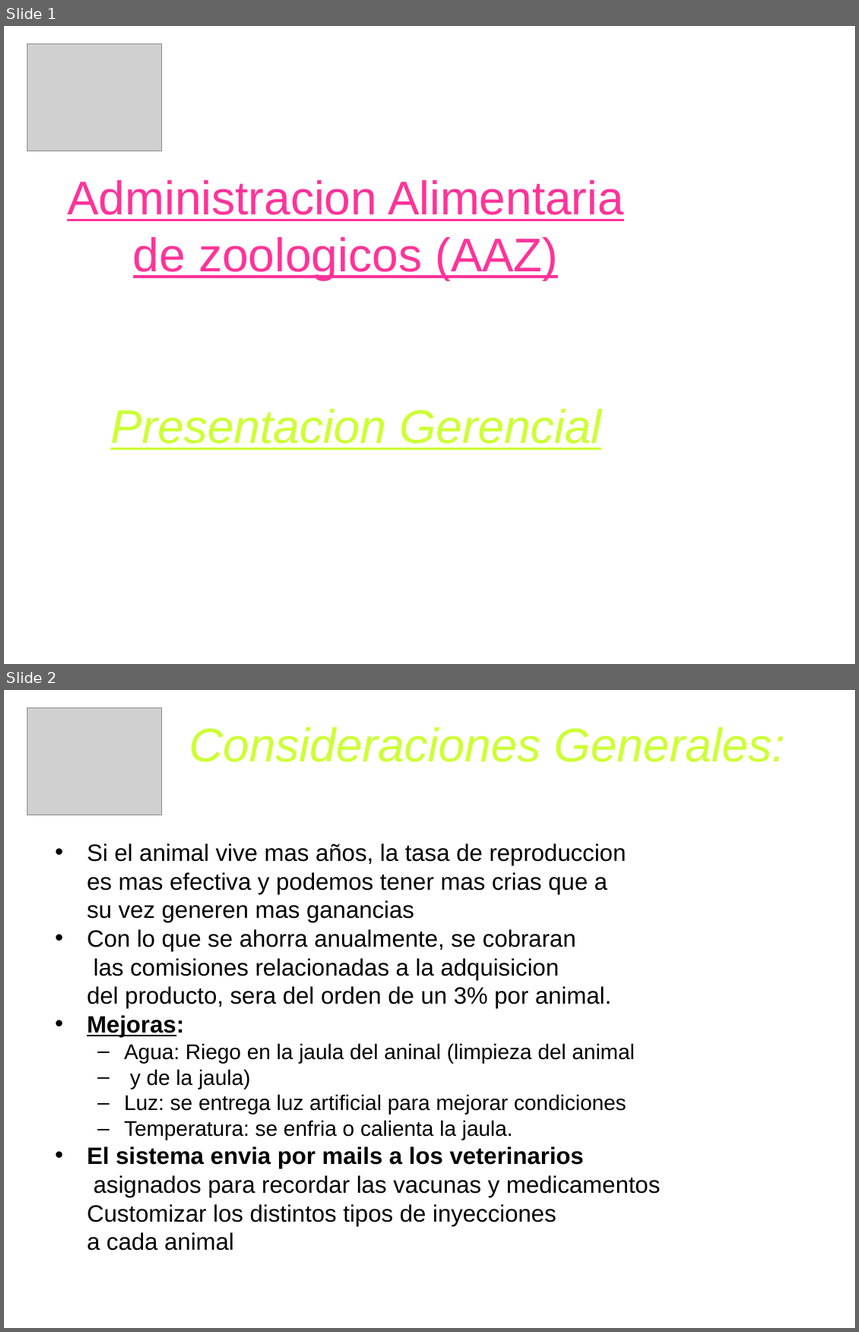
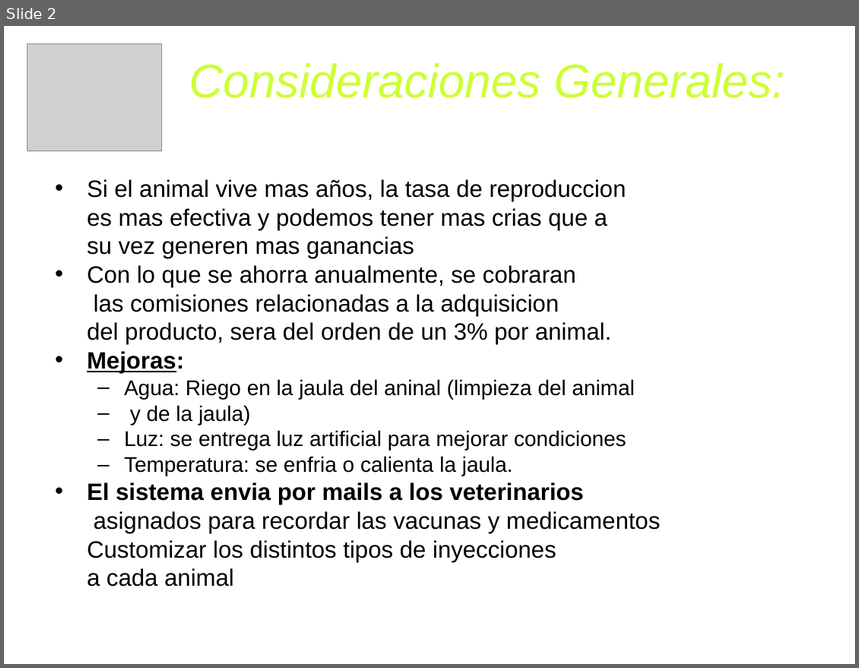
Before and after one commit to nicohen/taller-desarrollo-proyectos-i, a slide deck: Presentaciones/Demo Gerencial.ppt. Shown one above the other, each under a label of ours: slides 1 and 2 before the commit, slide 2 after it. The pictures are 859x1332 and 859x668 pixels, drawn with LibreOffice and Linux fonts; fonts in the diff are those of the drawing; grey boxes stand for pictures; background and template pictures are left out. Boxes give left, top, right and bottom in pixels: in the first picture for what was removed or moved away, otherwise in the second. Text is boxed around its words. In the diff, an @@ line names an element or a change of style, - is before the commit and + after.

```diff
--- a/Presentaciones/Demo Gerencial.ppt
+++ b/Presentaciones/Demo Gerencial.ppt
@@ slide 1 removed at <box>4,26,855,664</box>, background picture (left out) @@
@@ picture removed at <box>27,44,161,151</box> @@
@@ title removed at <box>67,180,624,280</box> @@
-Administracion Alimentaria de zoologicos (AAZ)
@@ subtitle removed at <box>110,409,601,450</box> @@
-Presentacion Gerencial
```
Also in this commit, not shown: 3 slides added, 1 other slide removed.
